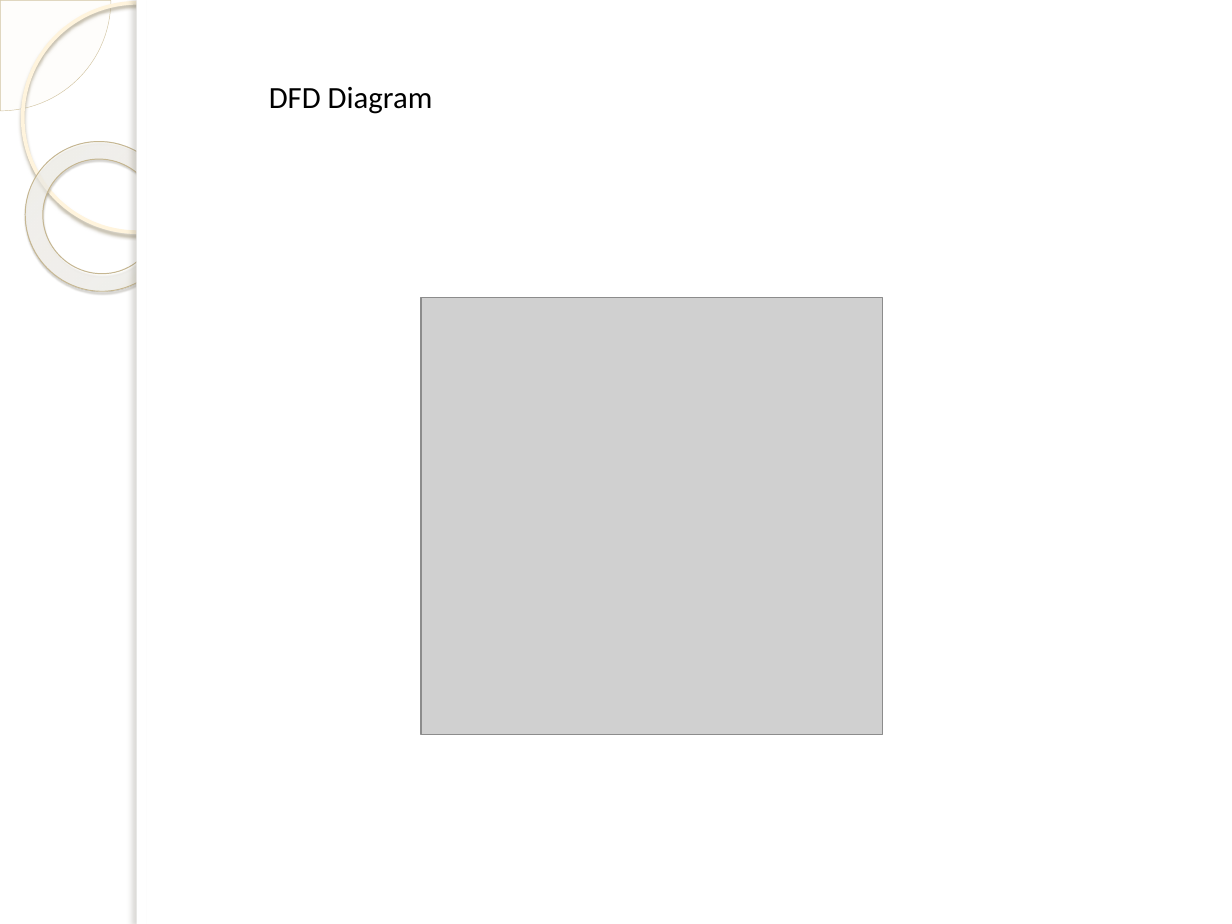
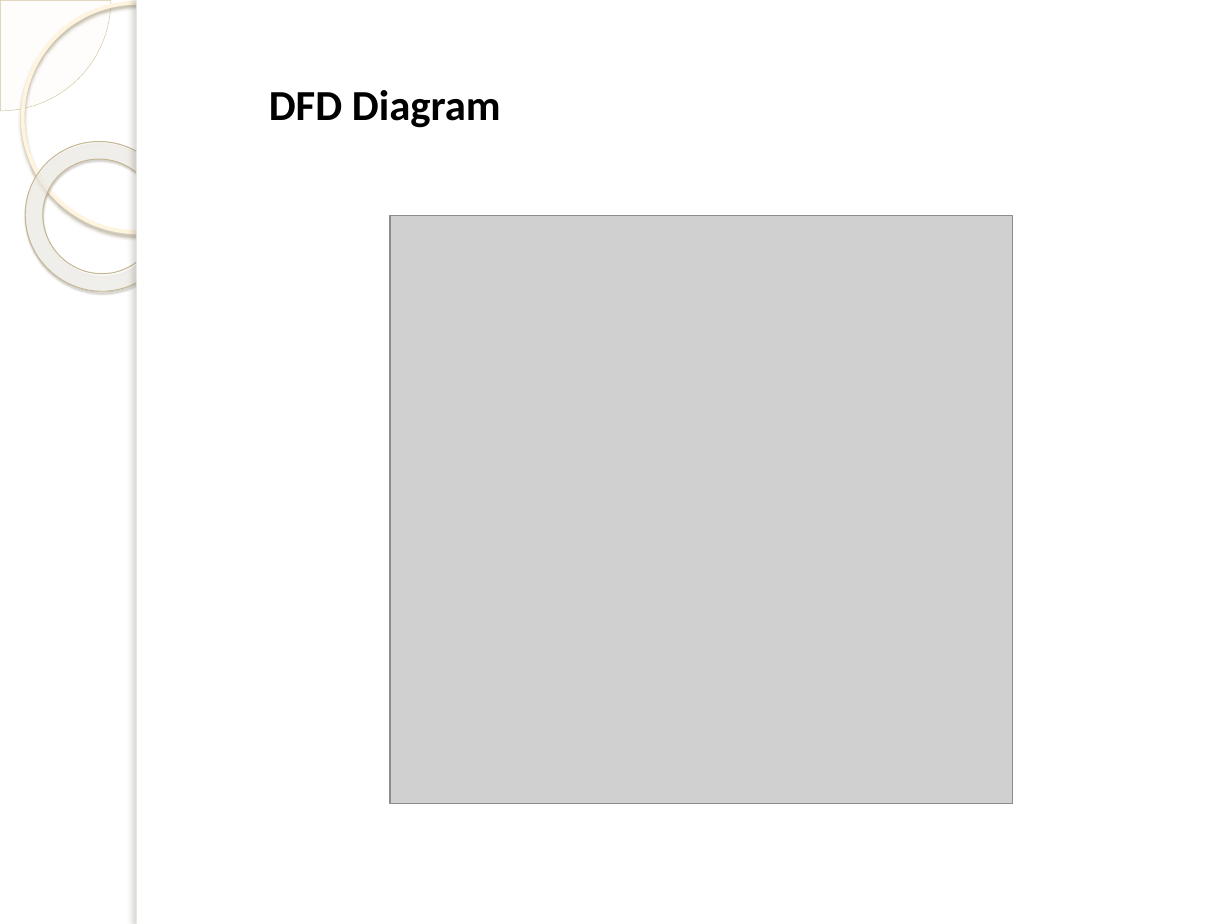
Before and after one commit to krushnal111/SGP-Final-Semester, a slide deck: slide 5 of SMART CCTV.pptx. Drawn at 1232x924 pixels with LibreOffice and Linux fonts; fonts in the diff are those of the drawing; grey boxes stand for pictures; background and template pictures are left out. Boxes give left, top, right and bottom in pixels: in the first picture for what was removed or moved away, otherwise in the second. Text is boxed around its words. In the diff, an @@ line names an element or a change of style, - is before the commit and + after.

```diff
--- a/SMART CCTV.pptx
+++ b/SMART CCTV.pptx
@@ text "DFD Diagram" at bbox=[269, 90, 501, 128]: size 18 to 25 pt, bold on @@
@@ picture: place and size @@
-picture at bbox=[421, 298, 883, 736]
+picture at bbox=[391, 216, 1013, 803]
```
Also in this commit, not shown: 5 other slides changed, 2 slides added, 2 slides removed.
